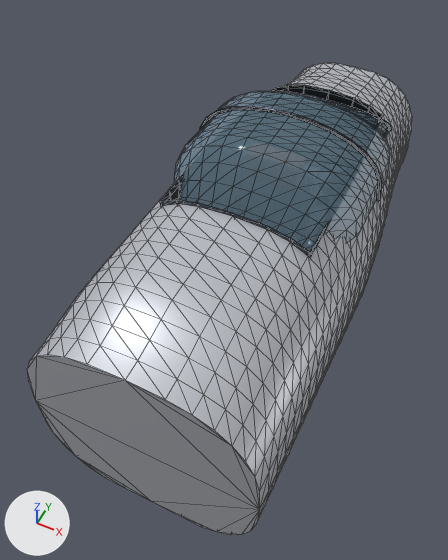
One commit to the glTF model models/cockpit_jet.glb: the scene before it, then after it.
Camera for both pictures: a 50 mm lens placed at (0.85, -2.22, 2.43), pointed at (-0.15, -0.21, -0.08). Lighting does not change. The marker at lower left points along +X, +Y and +Z. The first picture is the older version. Mesh edges are drawn as thin lines. Where no turn or scale is listed for an object, it has been applied to the vertices. Vertices at exactly the same position are counted once.

Objects in the first picture: 'cockpit_jet', 'cockpit_jet_Glas'.
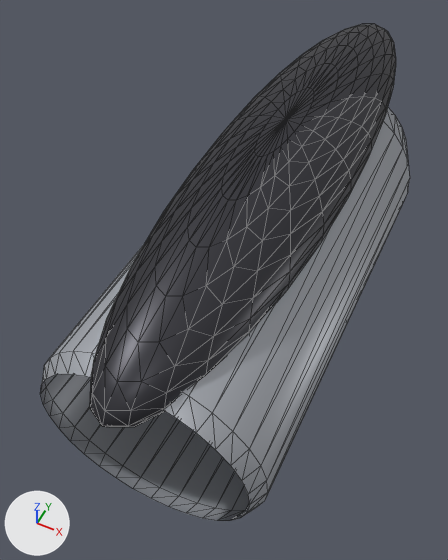
The edits, one by one:
Material 'cockpit_body' (mat_cockpit_body) changes colour from light grey #c7c9d1 to grey #adb1b8; in linear values from (0.57, 0.587, 0.638) to (0.42, 0.44, 0.48).
Material 'glass' (mat_glass) changes colour from blue #99bfd6 to blue #4b6981; in linear values from (0.319, 0.523, 0.674) to (0.07, 0.14, 0.22).
In material 'glass' (mat_glass), alpha goes from 0.28 to 0.5.
me_cockpit_jet is used by ob_cockpit_jet; location (0.0, 0.0, 0.0).
me_cockpit_jet had 1267 vertices, 2434 faces and spanned x -0.55..0.55, y -1.3..1.3, z -0.52..0.65.
me_cockpit_jet now has 1052 vertices, 2008 faces and spans x -1.0..1.0, y -1.46..1.72, z -1.0..1.48.
me_cockpit_jet part 1: a new loose piece, a UV sphere (28 segments, 16 rings, poles along z) spanning x -0.65..0.65, y -1.46..1.72, z 0.36..1.48, in mat_dark (dark grey #3f3f45).
me_cockpit_jet part 2: the loose piece of 1007 vertices spanning x -0.55..0.55, y -1.3..1.3, z -0.52..0.65 is rebuilt with 160 vertices and now spans x -1.0..1.0, y -1.3..1.3, z -1.0..1.0, in mat_cockpit_body (grey #adb1b8).
Other edits to the shape of me_cockpit_jet do not show in these pictures.
me_cockpit_jet no longer uses material mat_frame (greyish blue #424752).
me_cockpit_jet no longer uses material mat_leather (brown #4a2e1f).
me_cockpit_jet no longer uses material mat_gauge (pale blue #bdc7d1).
me_cockpit_jet no longer uses material mat_metal (grey #8c919b).
me_cockpit_jet gains material mat_glass (blue #4b6981).
Object 'cockpit_jet' (ob_cockpit_jet) is rescaled from (1.0, 1.0, 1.0) to (0.55, 1.0, 0.525).
Object 'cockpit_jet_Glas' (ob_cockpit_jet_glas) is deleted.

What differs and where, as boxes [x1, y1, x2, y2] in the pictures (448 x 560 px):
'cockpit_jet', recoloured, surface changed, reshaped, rescaled: before [27, 63, 412, 535]; after [41, 24, 410, 521]
'cockpit_jet_Glas', deleted: before [174, 90, 392, 252]
    faces in mat_glass (blue #99bfd6): [174, 90, 390, 252]
    faces in mat_frame (greyish blue #424752): [200, 90, 392, 201]
part 1 of me_cockpit_jet, added: after [90, 24, 396, 427]
part 2 of me_cockpit_jet, rebuilt (12% shorter): before [27, 63, 412, 535]; after [41, 108, 410, 521]
